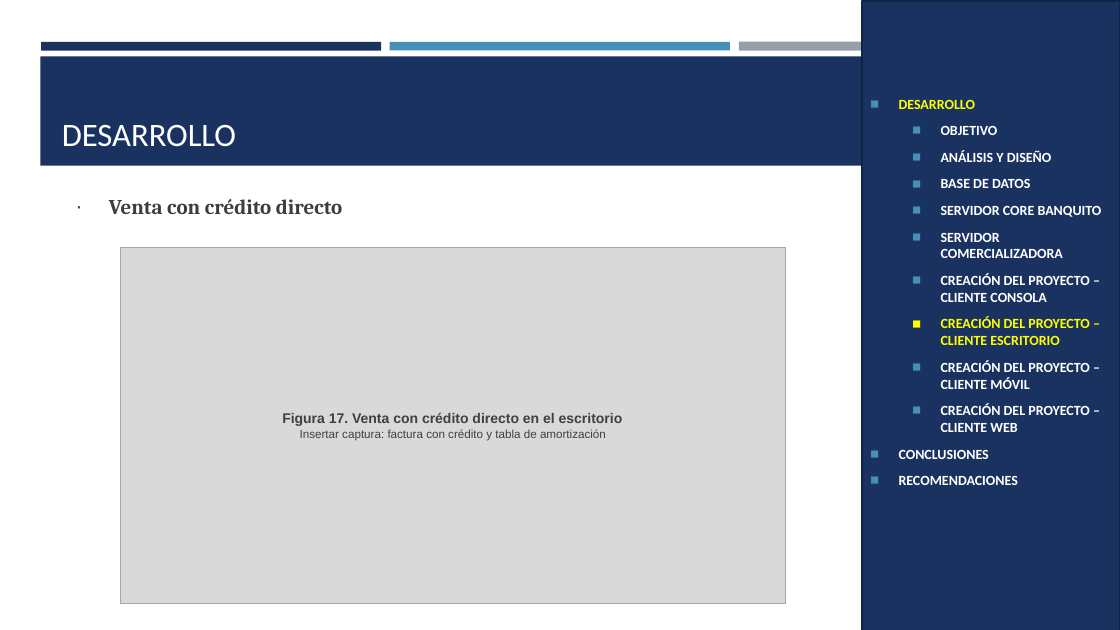
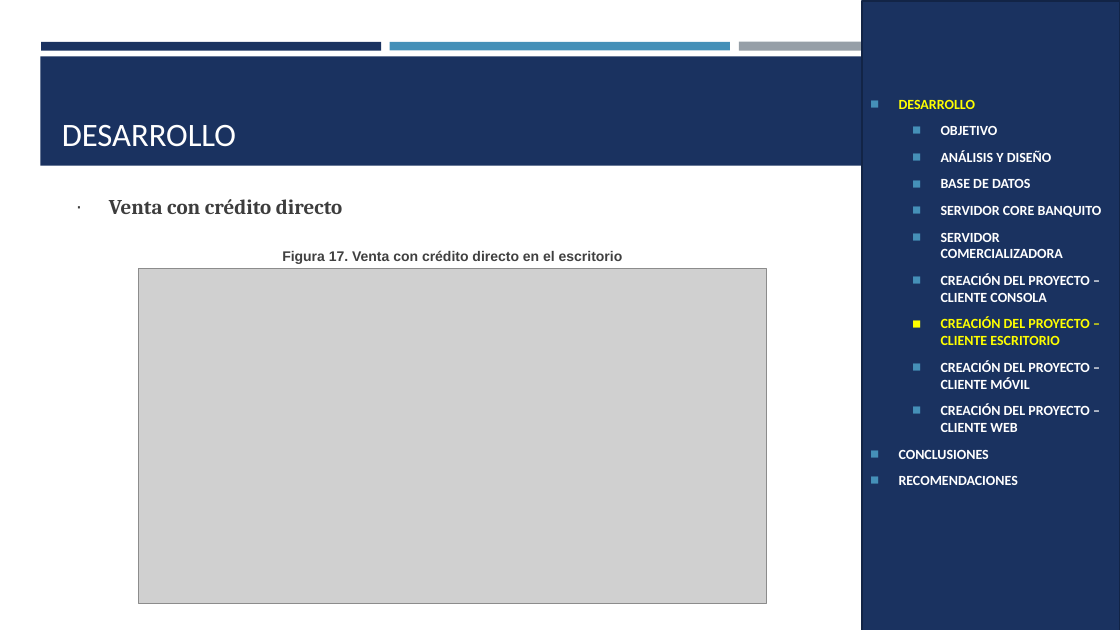
Before and after one commit to Teo344/Arquitectura_GRUPO03, a slide deck: slide 35 of EX.1.1. PAO202651_BANQUITO_CELULARES_RESTFUL_JAVA_NRC36884_GR03/05. DOCUMENTACION/PRESENTACION EX.1.1. BANQUITO CELULARES RESTFUL con BDD LOCAL en JAVA GR03.pptx. Drawn at 1120x630 pixels with LibreOffice and Linux fonts; fonts in the diff are those of the drawing; grey boxes stand for pictures. Boxes give left, top, right and bottom in pixels: in the first picture for what was removed or moved away, otherwise in the second. Text is boxed around its words. In the diff, an @@ line names an element or a change of style, - is before the commit and + after.

```diff
--- a/EX.1.1. PAO202651_BANQUITO_CELULARES_RESTFUL_JAVA_NRC36884_GR03/05. DOCUMENTACION/PRESENTACION EX.1.1. BANQUITO CELULARES RESTFUL con BDD LOCAL en JAVA GR03.pptx
+++ b/EX.1.1. PAO202651_BANQUITO_CELULARES_RESTFUL_JAVA_NRC36884_GR03/05. DOCUMENTACION/PRESENTACION EX.1.1. BANQUITO CELULARES RESTFUL con BDD LOCAL en JAVA GR03.pptx
@@ text "Figura 17. Venta con crédito ...": place and size @@
-text "Figura 17. Venta con crédito ..." at [120,247,786,603]
+text "Figura 17. Venta con crédito ..." at [282,250,623,264]
@@ text "Figura 17. Venta con crédito ..." at [282,250,623,264]: vertical alignment middle to top; fill #D9D9D9 to none; outline #A6A6A6 1 pt to none @@
@@ picture added at [139,269,766,603] @@
@@ text at [300,429,606,441]: paragraph removed @@
-Insertar captura: factura con crédito y tabla de amortización
```
Also in this commit, not shown: 23 other slides changed.
